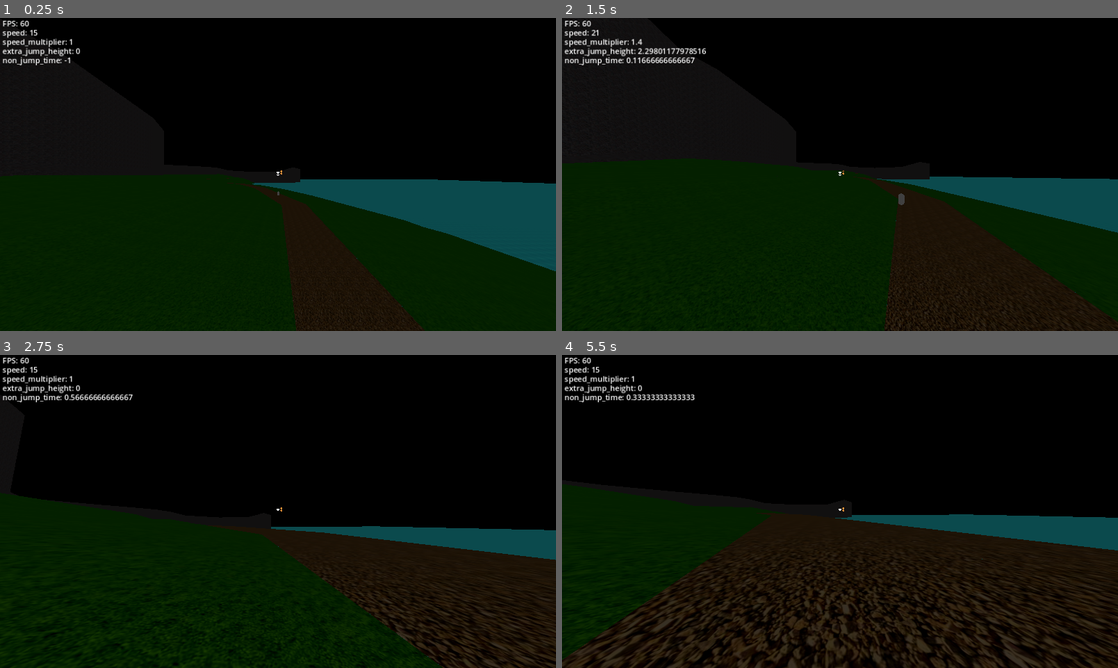
Above: before the commit, frames 1-4 (two rows, left to right).
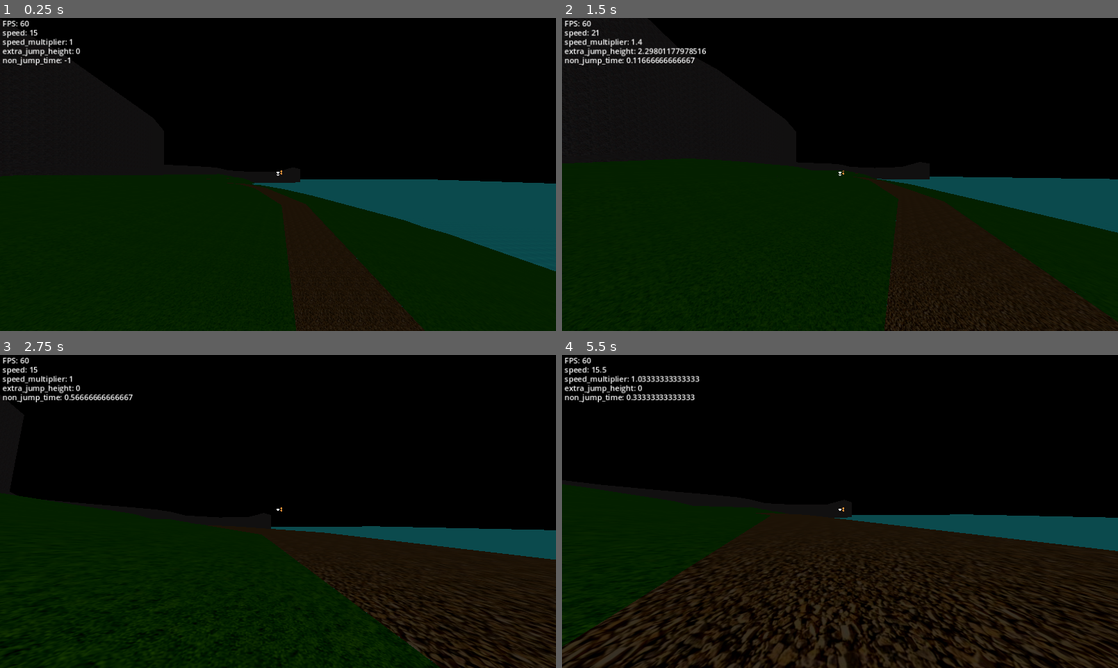
Above: after the commit, the same moments.

Repository: SebastianS-HTL/Magic-Potion-Project
Game: Godot game, scene res://node_3d.tscn
Same seed, same stepped clock (60 frames per second), same inputs: the game is played once before the commit and once after it.
Inputs (mouse positions are in pixels of both pictures, inside the frame that each line leads up to):
- Up to frame 1 (0.25 s): no input
- Up to frame 2 (1.5 s): move the mouse to (867, 174) at 0.52 s; hold Ctrl (ctrl) 0.53-1.28 s; hold W (move_forward) from 0.53 s (still down); tap Space (jump) at 0.77 s; move the mouse to (812, 174) at 1.27 s; tap Shift (shift) at 1.35 s
- Up to frame 3 (2.75 s): keep holding W (move_forward); tap Space (jump) at 1.52 s; move the mouse to (289, 505) at 2.02 s; hold Ctrl (ctrl) from 2.03 s (still down)
- Up to frame 4 (5.5 s): keep holding W (move_forward); move the mouse to (834, 517) at 2.77 s; release Ctrl (ctrl) at 2.78 s; tap Shift (shift) at 2.85, 4.35 s; tap Space (jump) at 3.02, 3.77, 4.52 s; move the mouse to (878, 514) at 3.52 s; hold Ctrl (ctrl) 3.53-4.28 s; move the mouse to (795, 508) at 4.27 s; move the mouse to (845, 511) at 5.02 s; hold Ctrl (ctrl) from 5.03 s (still down)

The runs differ from the first frame. In frame 1, less than 0.1% of the frame differs, in the area x 49-51%, y 55-57%; in frame 2, less than 0.1%; in frame 3, 1.7%; in frame 4, 8.8%, in the area x 0-100%, y 3-100%.

Commit message:
change vsync to be a toggle on very bad machines
will probably still not balance the same way, but its close now. the game will probably be super lightweight, so no need for vsync

Diff:
--- a/character_body_3d.gd
+++ b/character_body_3d.gd
@@ -62,8 +62,9 @@
 var land
 
 func _ready():
-	DisplayServer.window_set_vsync_mode(DisplayServer.VSYNC_DISABLED)
-	Engine.max_fps = 10000
+	if(not VSync):
+		DisplayServer.window_set_vsync_mode(DisplayServer.VSYNC_DISABLED)
+		Engine.max_fps = 300
 
 	slide = $slide
 	jump = $jump
@@ -228,10 +229,10 @@
 	move_and_slide()
 
 	if is_on_floor() and speedMultiplier > 1:
-		speedMultiplier -= 0.02
+		speedMultiplier -= 1*delta
 
 		if velocity == Vector3.ZERO:
-			speedMultiplier -= 0.02
+			speedMultiplier -= 1*delta
 
 		if speedMultiplier < 1:
 			speedMultiplier = 1
--- a/character_body_3d.tscn
+++ b/character_body_3d.tscn
@@ -57,6 +57,7 @@
 collision_layer = 2
 script = ExtResource("1_ij73u")
 show_debug_info = true
+VSync = true
 
 [node name="CollisionShape3D" type="CollisionShape3D" parent="."]
 transform = Transform3D(1, 0, 0, 0, 1, 0, 0, 0, 1, 0, 0.129902, 0)
--- a/node_3d.tscn
+++ b/node_3d.tscn
@@ -61,6 +61,7 @@
 
 [node name="runner" parent="." instance=ExtResource("5_pc7tg")]
 transform = Transform3D(-1, 0, -8.74228e-08, 0, 1, 0, 8.74228e-08, 0, -1, 0, -60, 0)
+visible = false
 
 [node name="deathborders" type="Area3D" parent="."]
 collision_layer = 8
--- a/runner.gd
+++ b/runner.gd
@@ -11,9 +11,16 @@
 var uppy = 0
 var gravity = 9.81
 var was_not_on_ground = false
-@onready var player = get_parent()
+var player
+
+func _ready() -> void:
+	set_second_collision_mask(true)
 
 func _physics_process(delta):
+	player = get_parent().get_child(0)
+	if player.is_ground_pounding and player.can_ground_pound_impact():
+		set_second_collision_mask(false)
+
 	if not inconpacitated:
 		update_target_location(get_parent().get_child(0).position)
 
@@ -34,26 +41,23 @@
 		velocity = Vector3(0,uppy - gravity,0)
 		move_and_slide()
 
-		if not is_on_floor():
-			was_not_on_ground = true
-			print("left")
-		else:
-			var player_position = player.global_transform.origin
-			var away_vector = Vector3(1, 0, 0) # Example direction vector
-			away_vector = away_vector.normalized() * 10
-			var target_position = player_position + away_vector
-			velocity = away_vector
-			move_and_slide()
+		uppy /= 1.05
+		if uppy < 1:
+			uppy = 0
 
-		if was_not_on_ground:
-			uppy /= 1.1
-			if uppy < 1:
-				uppy = 0
-
-		if is_on_floor() and was_not_on_ground:
+		if is_on_floor():
+			set_second_collision_mask(true)
 			inconpacitated = false
 
 func got_impacted():
+	inconpacitated = true
 	print("ee")
-	inconpacitated = true
-	uppy = 100
+	uppy = 70
+
+func set_second_collision_mask(enabled: bool):
+	var mask = collision_mask
+	var bit_position = 1	# The second bit is at position 1 (0-indexed)
+	if enabled:
+		collision_mask = mask | (1 << bit_position)
+	else:
+		collision_mask = mask & ~(1 << bit_position)
